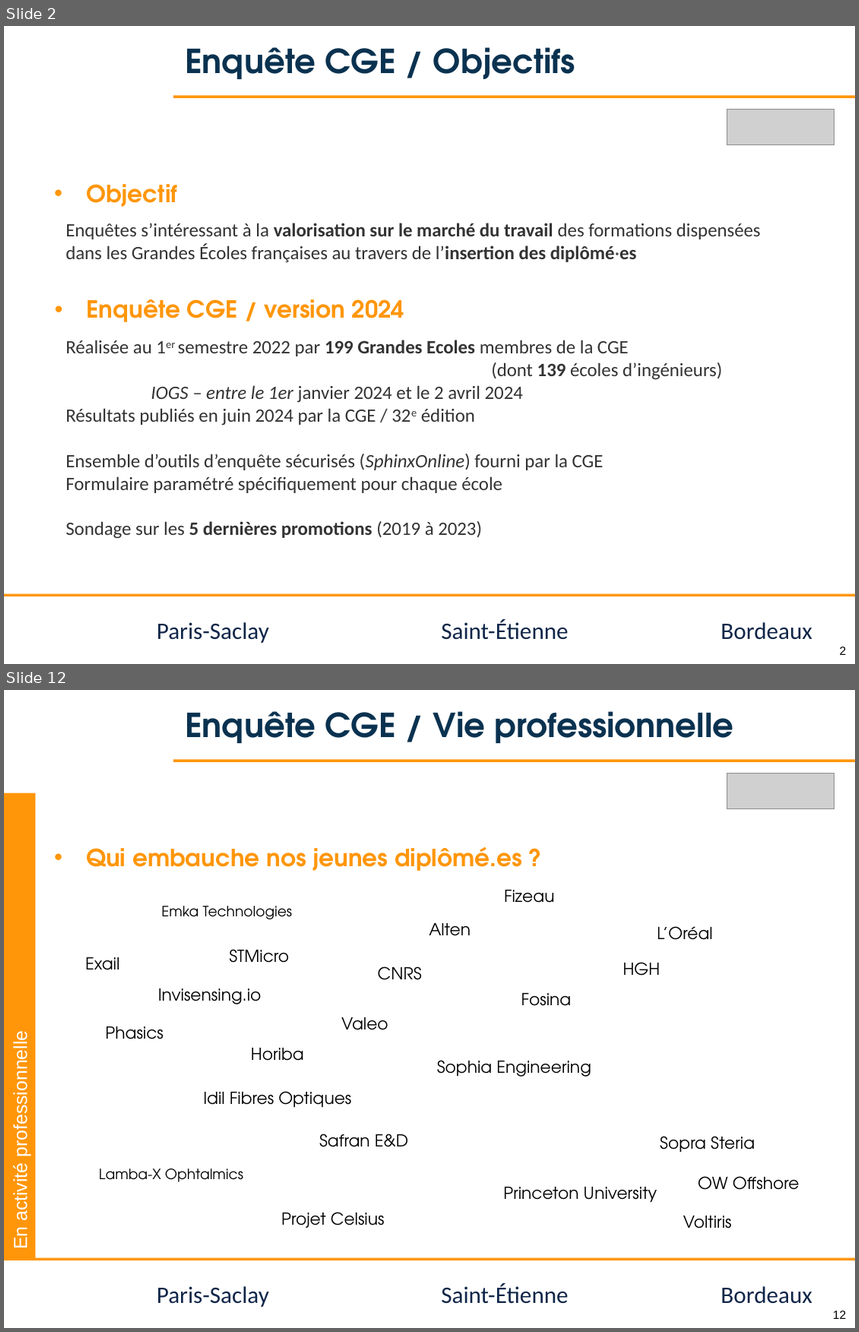
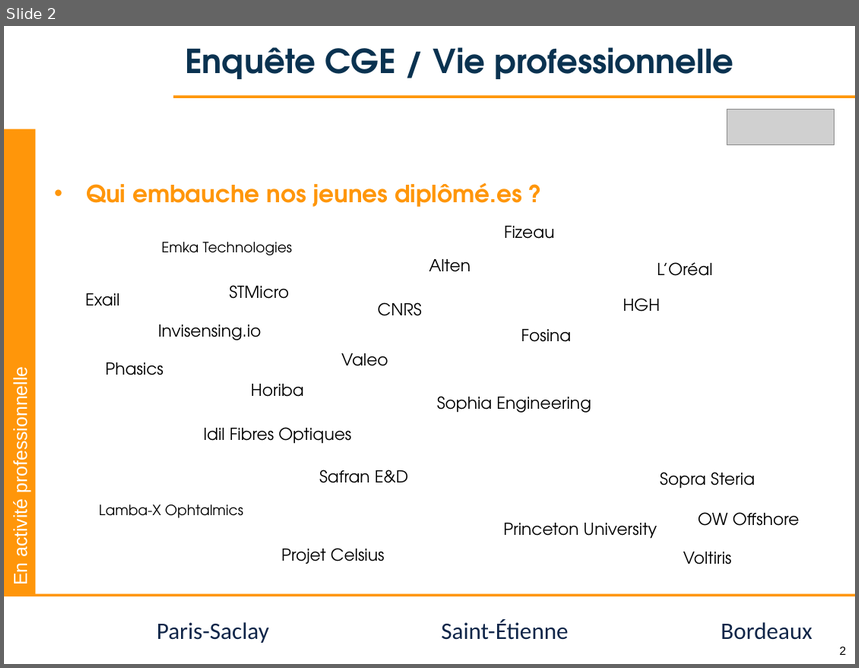
Before and after one commit to jvillemejane/jvillemejane, a slide deck: Presentations/2024_11_21_COFOR_CGE.pptx. Shown one above the other, each under a label of ours: slides 2 and 12 before the commit, slide 2 after it; the slides between them are not shown. The pictures are 859x1332 and 859x668 pixels, drawn with LibreOffice and Linux fonts; fonts in the diff are those of the drawing; grey boxes stand for pictures; background and template pictures are left out. Boxes give left, top, right and bottom in pixels: in the first picture for what was removed or moved away, otherwise in the second. Text is boxed around its words. In the diff, an @@ line names an element or a change of style, - is before the commit and + after.

```diff
--- a/Presentations/2024_11_21_COFOR_CGE.pptx
+++ b/Presentations/2024_11_21_COFOR_CGE.pptx
@@ slide 2 removed at bbox=[4, 26, 855, 664], background #FFFFFF; not listed: 6 template elements that a slide beside it also shows @@
@@ title removed at bbox=[185, 47, 576, 79] @@
-Enquête CGE / Objectifs
@@ picture removed at bbox=[727, 110, 835, 145] @@
@@ text removed at bbox=[86, 184, 177, 207] @@
-• Objectif
@@ text removed at bbox=[66, 223, 761, 262] @@
-Enquêtes s’intéressant à la valorisation sur le marché du travail des formations dispensées dans les Grandes Écoles françaises au travers de l’insertion des diplômé·es
@@ text removed at bbox=[87, 300, 405, 322] @@
-• Enquête CGE / version 2024
@@ text removed at bbox=[66, 340, 722, 539] @@
-Réalisée au 1er semestre 2022 par 199 Grandes Ecoles membres de la CGE
-(dont 139 écoles d’ingénieurs)
-IOGS – entre le 1er janvier 2024 et le 2 avril 2024
-Résultats publiés en juin 2024 par la CGE / 32e édition
-Ensemble d’outils d’enquête sécurisés (SphinxOnline) fourni par la CGE
-Formulaire paramétré spécifiquement pour chaque école
-Sondage sur les 5 dernières promotions (2019 à 2023)
@@ what was slide 12 is now slide 2 @@
@@ page number at bbox=[840, 647, 847, 655]: text changed @@
-12
+2
```
Also in this commit, not shown: 1 slide changed, 9 other slides removed, 2 other files.
